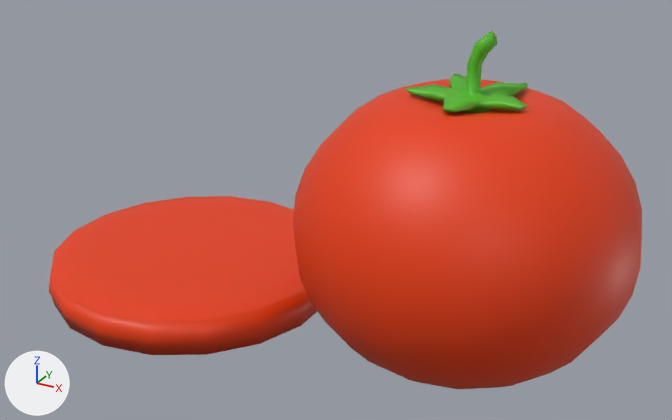
The Blender file Assets/Art/Models/TomatoSlice/TomatoSlice.blend: old version first, new version second.
Both versions are drawn from a 50 mm lens placed at (3.68, -4.65, 3.14), pointed at (1.11, 0.03, 0.8). Lighting does not change. The marker at lower left points along +X, +Y and +Z. The first picture is the older version.

The first picture shows 'Sphere', 'tomato'.
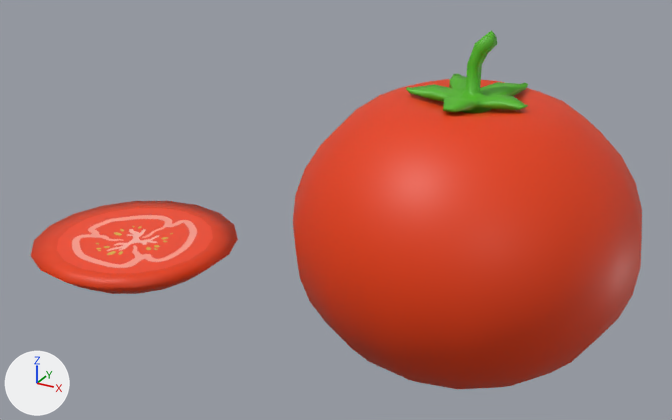
The newer file is also turned or shifted as a whole; pictures and numbers use the older file's frame.

What changed in the scene script:
```text
Add img_slice_tomato_texture_png_002:
    img_slice_tomato_texture_png_002 = load_image('slice tomato texture.png.002', 'slice tomato texture.png', 1024, 1024, 'sRGB')
Add img_slice_tomato_texture_png_003:
    img_slice_tomato_texture_png_003 = load_image('slice tomato texture.png.003', 'slice tomato texture.png', 1024, 1024, 'Non-Color')
Add img_slice_tomato_texture_png_001:
    img_slice_tomato_texture_png_001 = load_image('slice tomato texture.png.001', 'slice tomato texture.png', 1024, 1024, 'Non-Color')
Add img_slice_tomato_texture_png:
    img_slice_tomato_texture_png = load_image('slice tomato texture.png', 'slice tomato texture.png', 1024, 1024, 'sRGB')
Add mat_tomato_003:
    mat_tomato_003 = principled_material('tomato.003')
    mat_tomato_003.base_color = (0.801, 0.0454, 0.0)  # orange #e73c00
Add mat_slicetexture_001:
    mat_slicetexture_001 = bpy.data.materials.new('slicetexture.001')
    # uses the picture img_slice_tomato_texture_png_002
    # uses the picture img_slice_tomato_texture_png_003
Add mat_slicetexture:
    mat_slicetexture = bpy.data.materials.new('slicetexture')
    # uses the picture img_slice_tomato_texture_png
    # uses the picture img_slice_tomato_texture_png_001
Change me_sphere_001:
    used by ob_sphere; location = (0.0, 0.0, 0.061); scale = (0.985, 0.985, 0.157)
    remove me_sphere_001.from_pydata(...)  # 92 vertices, 108 faces; spans x -1.0..1.0, y -1.02..1.02, z -0.33..1.47
    add me_sphere_001.from_pydata(...)  # 92 vertices, 108 faces; spans x -1.5..0.43, y -0.97..0.97, z -0.38..1.27
    me_sphere_001 part 1: 92 of 92 vertices moved; they spanned x -1.0..1.0, y -1.02..1.02, z -0.33..1.47 and now span x -1.5..0.43, y -0.97..0.97, z -0.38..1.27; mean shift (-0.54, 0.0, -0.14)
    me_sphere_001 part 2: all 36 faces centred in x -0.49..0.49, y -0.48..0.48, z -0.22..1.36 switch from mat_tomato (orange #e73c00) to mat_slicetexture_001
    add me_sphere_001.materials.append(mat_tomato_003)  # orange #e73c00
Add me_sphere_006:
    me_sphere_006.from_pydata(...)  # 110 vertices, 126 faces; spans x -0.726..0.726, y -0.73..0.73, z 0.001..0.242
    # faces by material slot: [108, 18]
    me_sphere_006.materials.append(mat_tomato)  # orange #e73c00
    me_sphere_006.materials.append(mat_slicetexture)
Change ob_sphere:
    add ob_sphere.hide_set(True)
Add ob_bottom_slice:
    ob_bottom_slice = bpy.data.objects.new('bottom slice', me_sphere_006)
    ob_bottom_slice.location = (-0.529, 0.0, 0.0)
```

Changed parts and their boxes [x1, y1, x2, y2] in the pictures (672 x 420 px; the box of a moved part takes in the faces that stretch with it):
'Sphere', hidden: before [49, 196, 317, 355]
'bottom slice', added (red): after [31, 201, 238, 294]
    faces in mat_slicetexture: [57, 208, 213, 273]
    faces in mat_tomato (orange #e73c00): [31, 201, 238, 294]
part 1 of me_sphere_001, moved or reshaped (not visible afterwards): before [49, 196, 317, 355]
part 2 of me_sphere_001, recoloured: before [87, 206, 297, 299]
